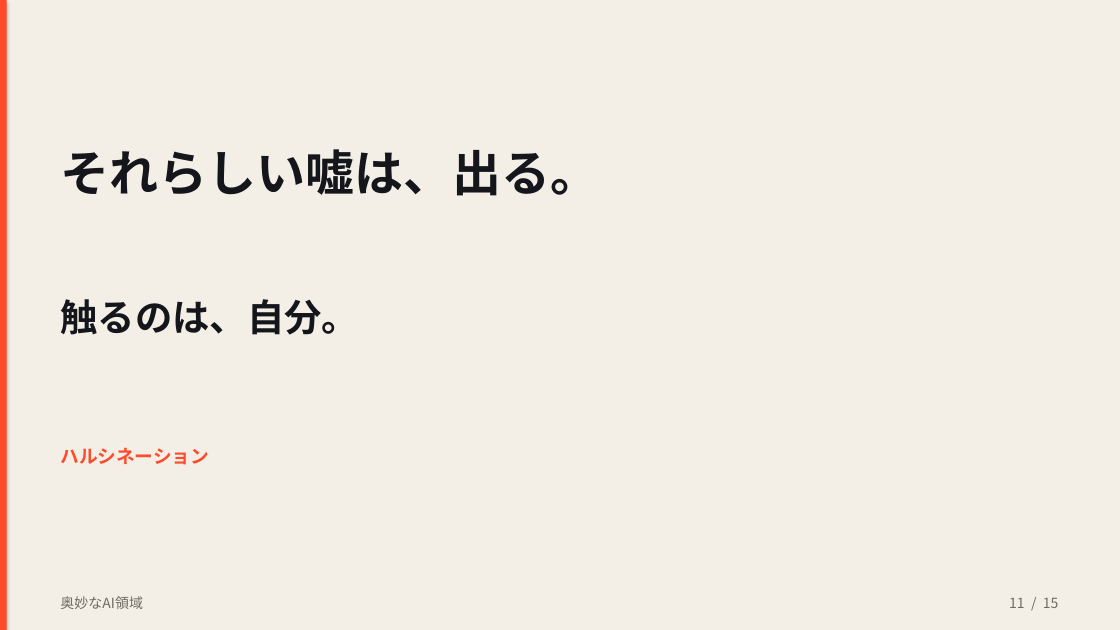
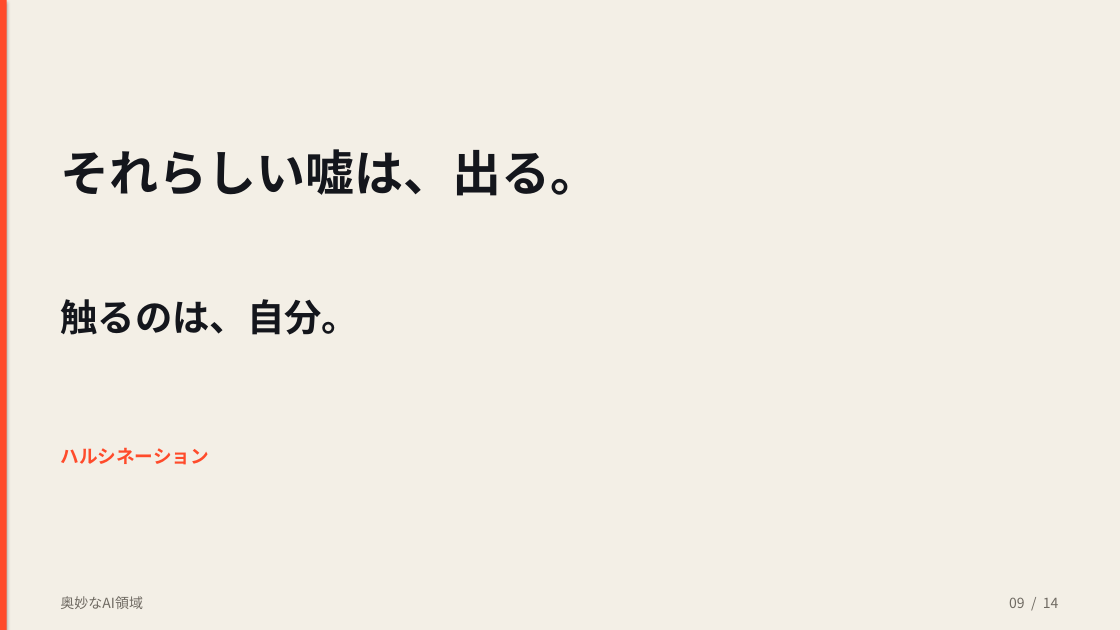
Before and after one commit to kouyozhang-design/vodcoach-ai, a slide deck: slide 9 of presentation/奥妙なAI領域.pptx (slide 11 before the commit). Drawn at 1120x630 pixels with LibreOffice and Linux fonts; fonts in the diff are those of the drawing. Boxes give left, top, right and bottom in pixels: in the first picture for what was removed or moved away, otherwise in the second. Text is boxed around its words. In the diff, an @@ line names an element or a change of style, - is before the commit and + after.

```diff
--- a/presentation/奥妙なAI領域.pptx
+++ b/presentation/奥妙なAI領域.pptx
@@ text at box(1009, 597, 1059, 608): text changed @@
-11 / 15
+09 / 14
```
Also in this commit, not shown: 9 other slides changed, 3 slides added, 4 slides removed, 2 other files.
